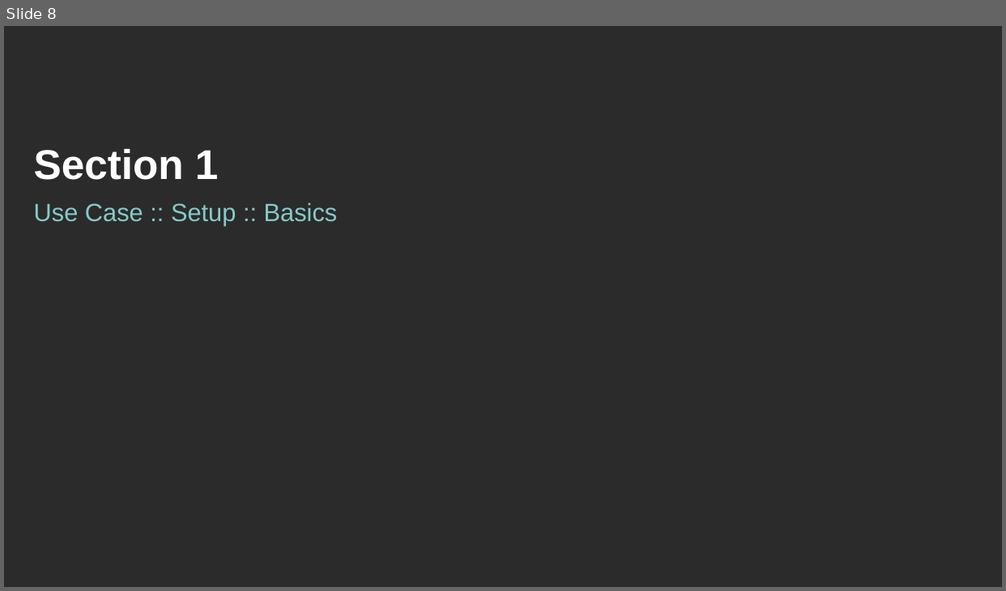
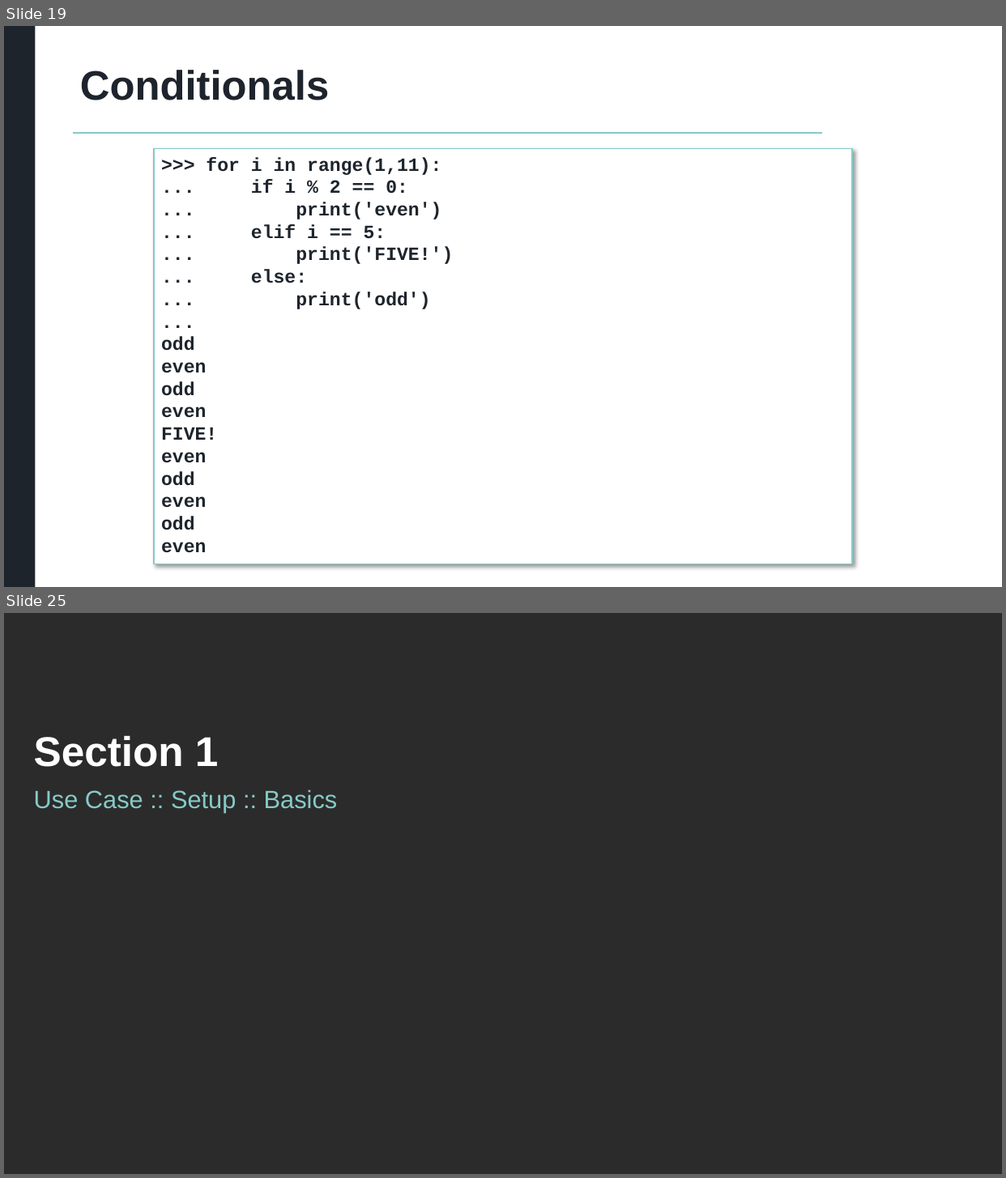
Before and after one commit to atorus-research/MultilingualMarkdown, a slide deck: MultilingualMarkdown.pptx. Shown one above the other, each under a label of ours: slide 8 before the commit, slides 19 and 25 after it; the slides between them are not shown. The pictures are 1006x591 and 1006x1178 pixels, drawn with LibreOffice and Linux fonts; fonts in the diff are those of the drawing; background and template pictures are left out; a plain dark background stands for a picture behind light text. Boxes give left, top, right and bottom in pixels: in the first picture for what was removed or moved away, otherwise in the second. Text is boxed around its words. In the diff, an @@ line names an element or a change of style, - is before the commit and + after.

```diff
--- a/MultilingualMarkdown.pptx
+++ b/MultilingualMarkdown.pptx
@@ slide 19 added at (4,26,1002,587), background #FFFFFF @@
@@ rectangle added at (4,26,36,587), fill #1D242C @@
@@ title added at (80,70,329,101), 39.6 pt, text #1D242C, bold @@
+Conditionals
@@ line added from (73, 133) to (822, 133), #86CAC6 1 pt @@
@@ rectangle added at (154,149,852,565), fill #FFFFFF, outline #86CAC6 1 pt, 18 pt, text #1D242C, bold @@
+>>> for i in range(1,11):
+... if i % 2 == 0:
+... print('even')
+... elif i == 5:
+... print('FIVE!')
+... else:
+... print('odd')
+...
+odd
+even
+odd
+even
+FIVE!
+even
+odd
+even
+odd
+even
@@ what was slide 8 is now slide 25 @@
```
Also in this commit, not shown: 8 slides changed, 17 other slides added, 1 slide removed.
